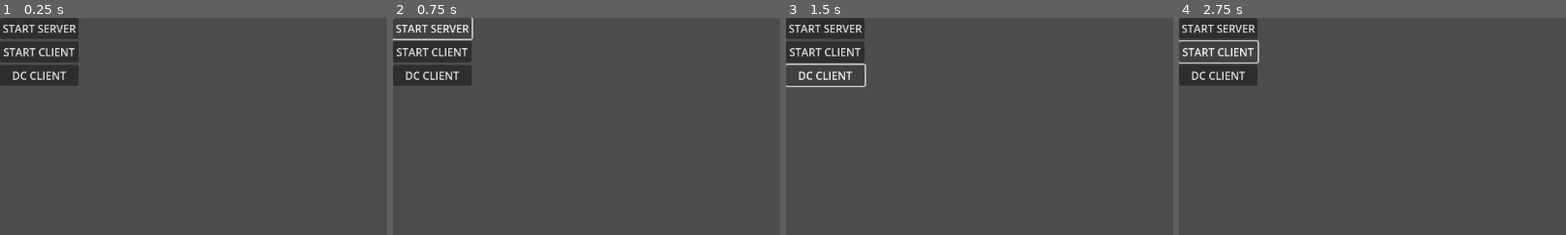
Above: before the commit, frames 1-4 (left to right).
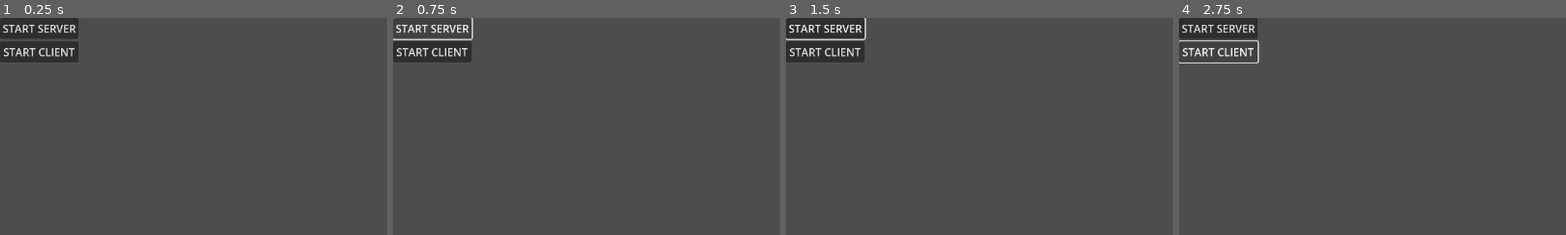
Above: after the commit, the same moments.

Repository: MacIcyEngine/GodotMultiplayer
Game: Godot game, scene res://low_level_example/scenes/low_level_example.tscn
Same seed, same stepped clock (60 frames per second), same inputs: the game is played once before the commit and once after it. Before the commit the project starts from res://low_end_example/scenes/low_end_example.tscn.
Inputs (mouse positions are % of the whole screen's width and height, from its top left):
- Up to frame 1 (0.25 s): no input
- Up to frame 2 (0.75 s): click "START SERVER" at 0.5 s
- Up to frame 3 (1.5 s): click (5, 13) at 1.25 s, where only the run before the commit has a clickable "DC CLIENT"
- Up to frame 4 (2.75 s): click "START CLIENT" at 2 s
The pictures show only the part of the screen within x 0-50%, y 0-50%; the shares and areas given below are measured in that part.

The runs differ from the first frame. In frame 1, 1.8% of the frame differs, in the area x 0-21%, y 21-32%; in frame 2, 1.8%; in frame 3, 0.9%; in frame 4, 1.8%.
Error before the commit: Cannot call method 'peer_disconnect' on a null value. (res://low_end_example/scripts/low_end_network_handler.gd:122)

Commit message:
Changed all "End" with "Level", too missleading

Diff:
--- a/high_end_example/scenes/high_end_example.tscn
+++ /dev/null
@@ -1,20 +0,0 @@
-[gd_scene load_steps=4 format=3 uid="uid://dytxckecq42lh"]
-
-[ext_resource type="Script" uid="uid://bn1qi4ey4dces" path="res://high_end_example/scripts/high_end_network_handler.gd" id="1_m8b7t"]
-[ext_resource type="Script" uid="uid://c1g12cc12wuaa" path="res://high_end_example/scripts/high_end_player_spawner.gd" id="2_m8b7t"]
-[ext_resource type="PackedScene" uid="uid://ucabdyrsn7bt" path="res://high_end_example/scenes/high_end_ui.tscn" id="3_w0bv6"]
-
-[node name="HighEndExample" type="Node2D"]
-script = ExtResource("1_m8b7t")
-
-[node name="MultiplayerSpawner" type="MultiplayerSpawner" parent="."]
-_spawnable_scenes = PackedStringArray("uid://dqp3koxevnhjm")
-spawn_path = NodePath("..")
-script = ExtResource("2_m8b7t")
-
-[node name="CanvasLayer" type="CanvasLayer" parent="."]
-
-[node name="HighEndUI" parent="CanvasLayer" node_paths=PackedStringArray("high_end_network_handler") instance=ExtResource("3_w0bv6")]
-high_end_network_handler = NodePath("../..")
-
-[connection signal="spawned" from="MultiplayerSpawner" to="MultiplayerSpawner" method="_on_spawned"]
--- a/high_end_example/scripts/high_end_client_ui.gd
+++ /dev/null
@@ -1,10 +0,0 @@
-class_name ExampleClientUI extends Node
-
-@export var high_end_network_handler: HighEndNetworkHandler
-
-func _on_server_pressed() -> void:
-	high_end_network_handler.start_server()
-
-
-func _on_client_pressed() -> void:
-	high_end_network_handler.start_client()
--- a/high_end_example/scripts/high_end_network_handler.gd
+++ /dev/null
@@ -1,15 +0,0 @@
-class_name HighEndNetworkHandler extends Node2D
-
-const PORT: int = 42069 # Below 65535 (16-bit unsigned max value)
-
-var peer: ENetMultiplayerPeer = ENetMultiplayerPeer.new()
-
-func start_server() -> void:
-	peer.set_bind_ip("localhost") # Can be skipped in this high-level implementation
-	peer.create_server(PORT)
-	multiplayer.multiplayer_peer = peer
-
-
-func start_client() -> void:
-	peer.create_client("localhost", PORT)
-	multiplayer.multiplayer_peer = peer
--- /dev/null
+++ b/high_level_example/scenes/high_level_example.tscn
@@ -0,0 +1,19 @@
+[gd_scene load_steps=4 format=3 uid="uid://dytxckecq42lh"]
+
+[ext_resource type="Script" uid="uid://c1g12cc12wuaa" path="res://high_level_example/scripts/high_level_player_spawner.gd" id="1_xa5q7"]
+[ext_resource type="PackedScene" uid="uid://dqp3koxevnhjm" path="res://high_level_example/scenes/high_level_network_player.tscn" id="2_cqmdx"]
+[ext_resource type="PackedScene" uid="uid://ucabdyrsn7bt" path="res://high_level_example/scenes/high_level_ui.tscn" id="2_evg4q"]
+
+[node name="HighLevelExample" type="Node2D"]
+
+[node name="MultiplayerSpawner" type="MultiplayerSpawner" parent="."]
+_spawnable_scenes = PackedStringArray("uid://dqp3koxevnhjm")
+spawn_path = NodePath("..")
+script = ExtResource("1_xa5q7")
+network_player = ExtResource("2_cqmdx")
+
+[node name="CanvasLayer" type="CanvasLayer" parent="."]
+
+[node name="HighLevelUI" parent="CanvasLayer" instance=ExtResource("2_evg4q")]
+
+[connection signal="spawned" from="MultiplayerSpawner" to="MultiplayerSpawner" method="_on_spawned"]
--- a/high_end_example/scenes/high_end_network_player.tscn
+++ b/high_level_example/scenes/high_level_network_player.tscn
@@ -1,7 +1,7 @@
 [gd_scene load_steps=5 format=3 uid="uid://dqp3koxevnhjm"]
 
-[ext_resource type="Script" uid="uid://c8phw0k238svi" path="res://high_end_example/scripts/high_end_network_player.gd" id="1_74wbi"]
-[ext_resource type="Texture2D" uid="uid://cbl12pwnnfk0c" path="res://icon.svg" id="2_x477g"]
+[ext_resource type="Script" uid="uid://c8phw0k238svi" path="res://high_level_example/scripts/high_level_network_player.gd" id="1_0yi72"]
+[ext_resource type="Texture2D" uid="uid://cbl12pwnnfk0c" path="res://icon.svg" id="2_7xfmq"]
 
 [sub_resource type="RectangleShape2D" id="RectangleShape2D_j6rbc"]
 size = Vector2(128, 128)
@@ -11,11 +11,11 @@
 properties/0/spawn = true
 properties/0/replication_mode = 1
 
-[node name="HighEndNetworkPlayer" type="CharacterBody2D"]
-script = ExtResource("1_74wbi")
+[node name="HighLevelNetworkPlayer" type="CharacterBody2D"]
+script = ExtResource("1_0yi72")
 
 [node name="Sprite2D" type="Sprite2D" parent="."]
-texture = ExtResource("2_x477g")
+texture = ExtResource("2_7xfmq")
 
 [node name="CollisionShape2D" type="CollisionShape2D" parent="."]
 shape = SubResource("RectangleShape2D_j6rbc")
--- a/low_end_example/scenes/low_end_ui.tscn
+++ b/high_level_example/scenes/high_level_ui.tscn
@@ -1,15 +1,15 @@
-[gd_scene load_steps=2 format=3 uid="uid://dvdu6bsy03jdg"]
+[gd_scene load_steps=2 format=3 uid="uid://ucabdyrsn7bt"]
 
-[ext_resource type="Script" uid="uid://dq2esp1hvpqg" path="res://low_end_example/scripts/low_end_client_ui.gd" id="1_opu36"]
+[ext_resource type="Script" uid="uid://lbdlxbf7hb8p" path="res://high_level_example/scripts/high_level_client_ui.gd" id="1_ynxo7"]
 
-[node name="LowEndUI" type="Control"]
+[node name="HighLevelUI" type="Control"]
 layout_mode = 3
 anchors_preset = 15
 anchor_right = 1.0
 anchor_bottom = 1.0
 grow_horizontal = 2
 grow_vertical = 2
-script = ExtResource("1_opu36")
+script = ExtResource("1_ynxo7")
 
 [node name="VBoxContainer" type="VBoxContainer" parent="."]
 layout_mode = 0
@@ -24,10 +24,5 @@
 layout_mode = 2
 text = "START CLIENT"
 
-[node name="Disconnect" type="Button" parent="VBoxContainer"]
-layout_mode = 2
-text = "DC CLIENT"
-
 [connection signal="pressed" from="VBoxContainer/Server" to="." method="_on_server_pressed"]
 [connection signal="pressed" from="VBoxContainer/Client" to="." method="_on_client_pressed"]
-[connection signal="pressed" from="VBoxContainer/Disconnect" to="." method="_on_disconnect_pressed"]
--- /dev/null
+++ b/high_level_example/scripts/high_level_client_ui.gd
@@ -0,0 +1,8 @@
+extends Control
+
+func _on_server_pressed() -> void:
+	HighLevelNetworkHandler.start_server()
+
+
+func _on_client_pressed() -> void:
+	HighLevelNetworkHandler.start_client()
--- /dev/null
+++ b/high_level_example/scripts/high_level_network_handler.gd
@@ -0,0 +1,16 @@
+extends Node
+
+const PORT: int = 42096 # Below 65535 (16-bit unsigned max value)
+
+var peer: ENetMultiplayerPeer
+
+func start_server() -> void:
+	peer = ENetMultiplayerPeer.new()
+	peer.create_server(PORT)
+	multiplayer.multiplayer_peer = peer
+
+
+func start_client() -> void:
+	peer = ENetMultiplayerPeer.new()
+	peer.create_client("localhost", PORT)
+	multiplayer.multiplayer_peer = peer
--- a/high_end_example/scripts/high_end_player_spawner.gd
+++ b/high_level_example/scripts/high_level_player_spawner.gd
@@ -1,6 +1,6 @@
 extends MultiplayerSpawner
 
-const NETWORK_PLAYER = preload("res://high_end_example/scenes/high_end_network_player.tscn")
+@export var network_player: PackedScene
 
 var players: Array[CharacterBody2D]
 
@@ -11,7 +11,7 @@
 func spawn_player(id: int) -> void:
 	if !multiplayer.is_server(): return
 
-	var player: Node = NETWORK_PLAYER.instantiate()
+	var player: Node = network_player.instantiate()
 	player.name = str(id)
 	get_node(spawn_path).call_deferred("add_child", player)
 
--- a/low_end_example/scenes/low_end_example.tscn
+++ /dev/null
@@ -1,12 +0,0 @@
-[gd_scene load_steps=3 format=3 uid="uid://buffeanqnomod"]
-
-[ext_resource type="PackedScene" uid="uid://dvdu6bsy03jdg" path="res://low_end_example/scenes/low_end_ui.tscn" id="1_vtjsy"]
-[ext_resource type="PackedScene" uid="uid://b4egfrm48x05b" path="res://low_end_example/scenes/low_end_player_spawner.tscn" id="3_hye83"]
-
-[node name="LowEndPlayerSpawner" type="Node2D"]
-
-[node name="LowEndPlayerSpawner" parent="." instance=ExtResource("3_hye83")]
-
-[node name="CanvasLayer" type="CanvasLayer" parent="."]
-
-[node name="LowEndUI" parent="CanvasLayer" instance=ExtResource("1_vtjsy")]
--- a/low_end_example/scenes/low_end_player_spawner.tscn
+++ /dev/null
@@ -1,6 +0,0 @@
-[gd_scene load_steps=2 format=3 uid="uid://b4egfrm48x05b"]
-
-[ext_resource type="Script" uid="uid://dhhaiv222hdio" path="res://low_end_example/scripts/low_end_player_spawner.gd" id="1_ourrh"]
-
-[node name="LowEndPlayerSpawner" type="Node2D"]
-script = ExtResource("1_ourrh")
--- a/low_end_example/scripts/low_end_client_ui.gd
+++ /dev/null
@@ -1,12 +0,0 @@
-extends Node
-
-func _on_server_pressed() -> void:
-	LowEndNetworkHandler.start_server()
-
-
-func _on_client_pressed() -> void:
-	LowEndNetworkHandler.connect_client()
-
-
-func _on_disconnect_pressed() -> void:
-	LowEndNetworkHandler.disconnect_client()
--- /dev/null
+++ b/low_level_example/scenes/low_level_example.tscn
@@ -0,0 +1,14 @@
+[gd_scene load_steps=4 format=3 uid="uid://buffeanqnomod"]
+
+[ext_resource type="Script" uid="uid://dy1tioaw07c5u" path="res://low_level_example/scripts/low_level_network_handler.gd" id="1_2qvmy"]
+[ext_resource type="PackedScene" uid="uid://b4egfrm48x05b" path="res://low_level_example/scenes/low_level_player_spawner.tscn" id="2_8xrpe"]
+[ext_resource type="PackedScene" uid="uid://dvdu6bsy03jdg" path="res://low_level_example/scenes/low_level_ui.tscn" id="3_swl3y"]
+
+[node name="LowLevelExample" type="Node2D"]
+script = ExtResource("1_2qvmy")
+
+[node name="LowLevelPlayerSpawner" parent="." instance=ExtResource("2_8xrpe")]
+
+[node name="CanvasLayer" type="CanvasLayer" parent="."]
+
+[node name="LowLevelUI" parent="CanvasLayer" instance=ExtResource("3_swl3y")]
--- a/low_end_example/scenes/low_end_network_player.tscn
+++ b/low_level_example/scenes/low_level_network_player.tscn
@@ -1,12 +1,12 @@
 [gd_scene load_steps=4 format=3 uid="uid://qrpdbovo25lo"]
 
-[ext_resource type="Script" uid="uid://bmf1ot5da2nfl" path="res://low_end_example/scripts/low_end_network_player.gd" id="1_gwymf"]
+[ext_resource type="Script" uid="uid://bmf1ot5da2nfl" path="res://low_level_example/scripts/low_level_network_player.gd" id="1_gwymf"]
 [ext_resource type="Texture2D" uid="uid://cbl12pwnnfk0c" path="res://icon.svg" id="2_7kts0"]
 
 [sub_resource type="RectangleShape2D" id="RectangleShape2D_j6rbc"]
 size = Vector2(128, 128)
 
-[node name="LowEndNetworkPlayer" type="CharacterBody2D"]
+[node name="LowLevelNetworkPlayer" type="CharacterBody2D"]
 motion_mode = 1
 script = ExtResource("1_gwymf")
 
--- /dev/null
+++ b/low_level_example/scenes/low_level_player_spawner.tscn
@@ -0,0 +1,6 @@
+[gd_scene load_steps=2 format=3 uid="uid://b4egfrm48x05b"]
+
+[ext_resource type="Script" uid="uid://dhhaiv222hdio" path="res://low_level_example/scripts/low_level_player_spawner.gd" id="1_ourrh"]
+
+[node name="LowLevelPlayerSpawner" type="Node2D"]
+script = ExtResource("1_ourrh")
--- a/high_end_example/scenes/high_end_ui.tscn
+++ b/low_level_example/scenes/low_level_ui.tscn
@@ -1,15 +1,15 @@
-[gd_scene load_steps=2 format=3 uid="uid://ucabdyrsn7bt"]
+[gd_scene load_steps=2 format=3 uid="uid://dvdu6bsy03jdg"]
 
-[ext_resource type="Script" uid="uid://lbdlxbf7hb8p" path="res://high_end_example/scripts/high_end_client_ui.gd" id="1_ynxo7"]
+[ext_resource type="Script" uid="uid://dq2esp1hvpqg" path="res://low_level_example/scripts/low_level_client_ui.gd" id="1_opu36"]
 
-[node name="HighEndUI" type="Control"]
+[node name="LowLevelUI" type="Control"]
 layout_mode = 3
 anchors_preset = 15
 anchor_right = 1.0
 anchor_bottom = 1.0
 grow_horizontal = 2
 grow_vertical = 2
-script = ExtResource("1_ynxo7")
+script = ExtResource("1_opu36")
 
 [node name="VBoxContainer" type="VBoxContainer" parent="."]
 layout_mode = 0
--- a/low_end_example/scripts/client_network_globals.gd
+++ b/low_level_example/scripts/client_network_globals.gd
@@ -8,7 +8,7 @@
 var remote_ids: Array[int]
 
 func _ready() -> void:
-	LowEndNetworkHandler.on_client_packet.connect(on_client_packet)
+	LowLevelNetworkHandler.on_client_packet.connect(on_client_packet)
 
 
 func on_client_packet(data: PackedByteArray) -> void:
--- /dev/null
+++ b/low_level_example/scripts/low_level_client_ui.gd
@@ -0,0 +1,8 @@
+extends Control
+
+func _on_server_pressed() -> void:
+	LowLevelNetworkHandler.start_server()
+
+
+func _on_client_pressed() -> void:
+	LowLevelNetworkHandler.connect_client()
--- a/low_end_example/scripts/low_end_network_player.gd
+++ b/low_level_example/scripts/low_level_network_player.gd
@@ -1,16 +1,16 @@
-class_name LowEndNetworkPlayer extends CharacterBody2D
+class_name LowLevelNetworkPlayer extends CharacterBody2D
 
-const NetworkedPlayerScene: PackedScene = preload("res://low_end_example/scenes/low_end_network_player.tscn")
+const NetworkedPlayerScene: PackedScene = preload("res://low_level_example/scenes/low_level_network_player.tscn")
 
 @export var speed: float = 500
 
 var is_authority: bool:
-	get: return !LowEndNetworkHandler.is_server && owner_id == ClientNetworkGlobals.id
+	get: return !LowLevelNetworkHandler.is_server && owner_id == ClientNetworkGlobals.id
 
 var owner_id: int
 
-static func create(owner_id: int) -> LowEndNetworkPlayer:
-	var network_player: LowEndNetworkPlayer = NetworkedPlayerScene.instantiate()
+static func create(owner_id: int) -> LowLevelNetworkPlayer:
+	var network_player: LowLevelNetworkPlayer = NetworkedPlayerScene.instantiate()
 	network_player.owner_id = owner_id
 	return network_player
 
@@ -27,7 +27,7 @@
 
 	move_and_slide()
 
-	PlayerPosition.create(owner_id, global_position).send(LowEndNetworkHandler.server_peer)
+	PlayerPosition.create(owner_id, global_position).send(LowLevelNetworkHandler.server_peer)
 
 
 func server_handle_player_position(peer_id: int, player_position: PlayerPosition) -> void:
@@ -35,7 +35,7 @@
 
 	global_position = player_position.position
 
-	PlayerPosition.create(owner_id, global_position).broadcast(LowEndNetworkHandler.connection)
+	PlayerPosition.create(owner_id, global_position).broadcast(LowLevelNetworkHandler.connection)
 
 
 func client_handle_player_position(player_position: PlayerPosition) -> void:
--- a/low_end_example/scripts/low_end_player_spawner.gd
+++ b/low_level_example/scripts/low_level_player_spawner.gd
@@ -1,9 +1,9 @@
 extends Node2D
 
-var players: Array[LowEndNetworkPlayer]
+var players: Array[LowLevelNetworkPlayer]
 
 func _enter_tree() -> void:
-	LowEndNetworkHandler.on_peer_connected.connect(on_peer_connected)
+	LowLevelNetworkHandler.on_peer_connected.connect(on_peer_connected)
 	ClientNetworkGlobals.handle_local_id_assignment.connect(handle_id_assignment)
 	ClientNetworkGlobals.handle_remote_id_assignment.connect(handle_id_assignment)
 
@@ -17,7 +17,7 @@
 
 
 func create_and_spawn_player(id: int) -> void:
-	var player: LowEndNetworkPlayer = LowEndNetworkPlayer.create(id)
+	var player: LowLevelNetworkPlayer = LowLevelNetworkPlayer.create(id)
 
 	players.append(player)
 
--- a/low_end_example/scripts/server_network_globals.gd
+++ b/low_level_example/scripts/server_network_globals.gd
@@ -5,15 +5,15 @@
 var remote_ids: Array[int]
 
 func _ready() -> void:
-	LowEndNetworkHandler.on_server_packet.connect(on_server_packet)
-	LowEndNetworkHandler.on_peer_connected.connect(on_peer_connected)
-	LowEndNetworkHandler.on_peer_disconnected.connect(on_peer_disconnected)
+	LowLevelNetworkHandler.on_server_packet.connect(on_server_packet)
+	LowLevelNetworkHandler.on_peer_connected.connect(on_peer_connected)
+	LowLevelNetworkHandler.on_peer_disconnected.connect(on_peer_disconnected)
 
 
 func on_peer_connected(peer_id: int) -> void:
 	remote_ids.append(peer_id)
 
-	IDAssignment.create(peer_id, remote_ids).broadcast(LowEndNetworkHandler.connection)
+	IDAssignment.create(peer_id, remote_ids).broadcast(LowLevelNetworkHandler.connection)
 
 
 func on_peer_disconnected(peer_id: int) -> void:
--- a/project.godot
+++ b/project.godot
@@ -17,9 +17,10 @@
 
 [autoload]
 
-LowEndNetworkHandler="*res://low_end_example/scripts/low_end_network_handler.gd"
-ClientNetworkGlobals="*res://low_end_example/scripts/client_network_globals.gd"
-ServerNetworkGlobals="*res://low_end_example/scripts/server_network_globals.gd"
+LowLevelNetworkHandler="*res://low_level_example/scripts/low_level_network_handler.gd"
+ClientNetworkGlobals="*res://low_level_example/scripts/client_network_globals.gd"
+ServerNetworkGlobals="*res://low_level_example/scripts/server_network_globals.gd"
+HighLevelNetworkHandler="*res://high_level_example/scripts/high_level_network_handler.gd"
 
 [dotnet]
 
Renamed: high_end_example/scripts/high_end_client_ui.gd.uid -> high_level_example/scripts/high_level_client_ui.gd.uid
Renamed: high_end_example/scripts/high_end_network_handler.gd.uid -> high_level_example/scripts/high_level_network_handler.gd.uid
Renamed: high_end_example/scripts/high_end_network_player.gd -> high_level_example/scripts/high_level_network_player.gd
Renamed: high_end_example/scripts/high_end_network_player.gd.uid -> high_level_example/scripts/high_level_network_player.gd.uid
Renamed: high_end_example/scripts/high_end_player_spawner.gd.uid -> high_level_example/scripts/high_level_player_spawner.gd.uid
Renamed: low_end_example/scripts/client_network_globals.gd.uid -> low_level_example/scripts/client_network_globals.gd.uid
Renamed: low_end_example/scripts/low_end_client_ui.gd.uid -> low_level_example/scripts/low_level_client_ui.gd.uid
Renamed: low_end_example/scripts/low_end_network_handler.gd -> low_level_example/scripts/low_level_network_handler.gd
Renamed: low_end_example/scripts/low_end_network_handler.gd.uid -> low_level_example/scripts/low_level_network_handler.gd.uid
Renamed: low_end_example/scripts/low_end_network_player.gd.uid -> low_level_example/scripts/low_level_network_player.gd.uid
Renamed: low_end_example/scripts/low_end_player_spawner.gd.uid -> low_level_example/scripts/low_level_player_spawner.gd.uid
Renamed: low_end_example/scripts/packet_info/id_assignment.gd -> low_level_example/scripts/packet_info/id_assignment.gd
(and 7 more such lines)
